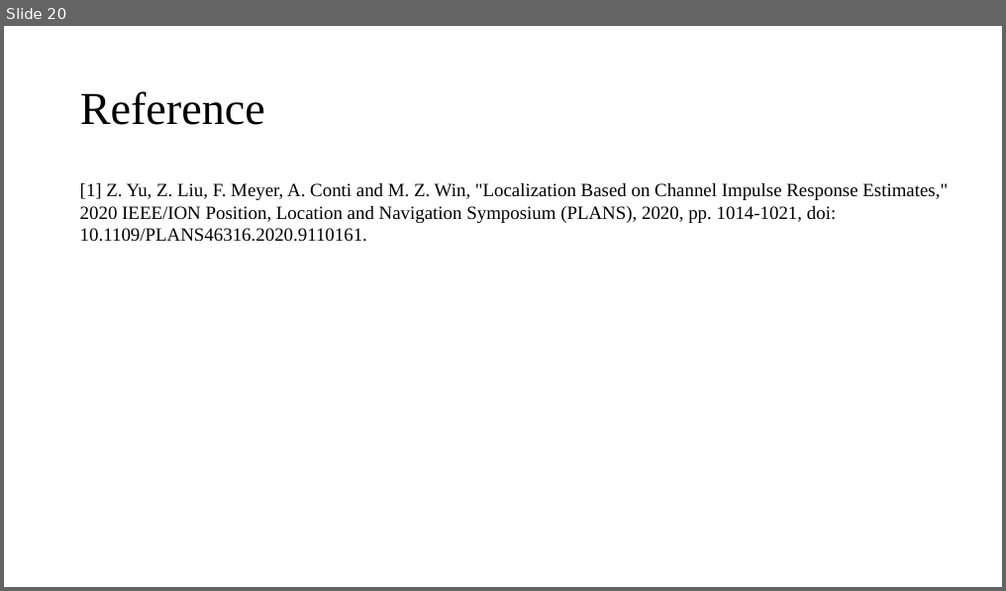
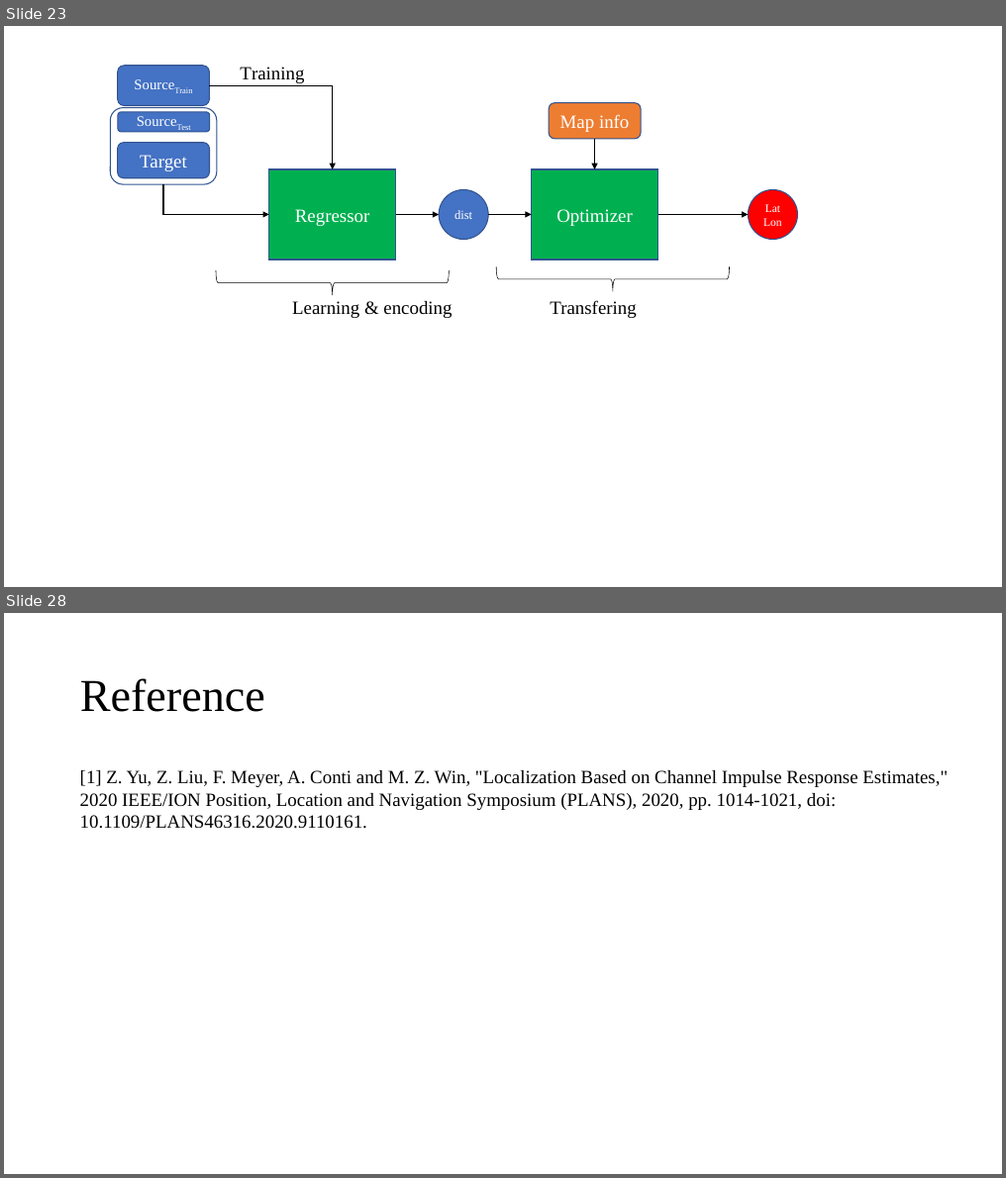
Before and after one commit to ukunliu/WSN_simulation, a slide deck: presentation.pptx. Shown one above the other, each under a label of ours: slide 20 before the commit, slides 23 and 28 after it; the slides between them are not shown. The pictures are 1006x591 and 1006x1178 pixels, drawn with LibreOffice and Linux fonts; fonts in the diff are those of the drawing. Boxes give left, top, right and bottom in pixels: in the first picture for what was removed or moved away, otherwise in the second. Text is boxed around its words. In the diff, an @@ line names an element or a change of style, - is before the commit and + after.

```diff
--- a/presentation.pptx
+++ b/presentation.pptx
@@ slide 23 added at (x1=4, y1=26, x2=1002, y2=587), background #FFFFFF @@
@@ text added at (x1=240, y1=67, x2=304, y2=83), 18 pt, text #000000 @@
+Training
@@ group added at (x1=110, y1=66, x2=217, y2=184): 4 rounded rectangles @@
+Target
+SourceTrain
+SourceTest
@@ elbow arrow added from (209, 85) to (333, 170), #000000 1 pt @@
@@ elbow arrow added from (163, 184) to (269, 215), #000000 1 pt @@
@@ group added at (x1=216, y1=103, x2=798, y2=318): 4 arrows, 2 rectangles, 2 ellipses, 2 left braces, 1 rounded rectangle, 1 text @@
+Regressor
+Optimizer
+Map info
+dist
+Lat
+Lon
+Learning & encoding Transfering
@@ what was slide 20 is now slide 28 @@
```
Also in this commit, not shown: 2 slides changed, 8 other slides added, 12 other files.
